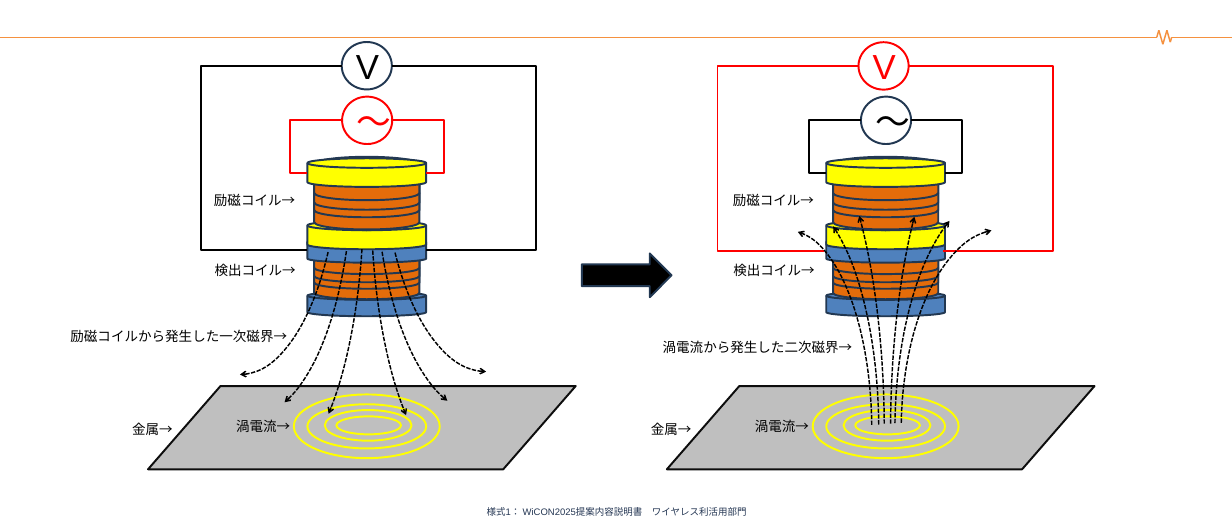
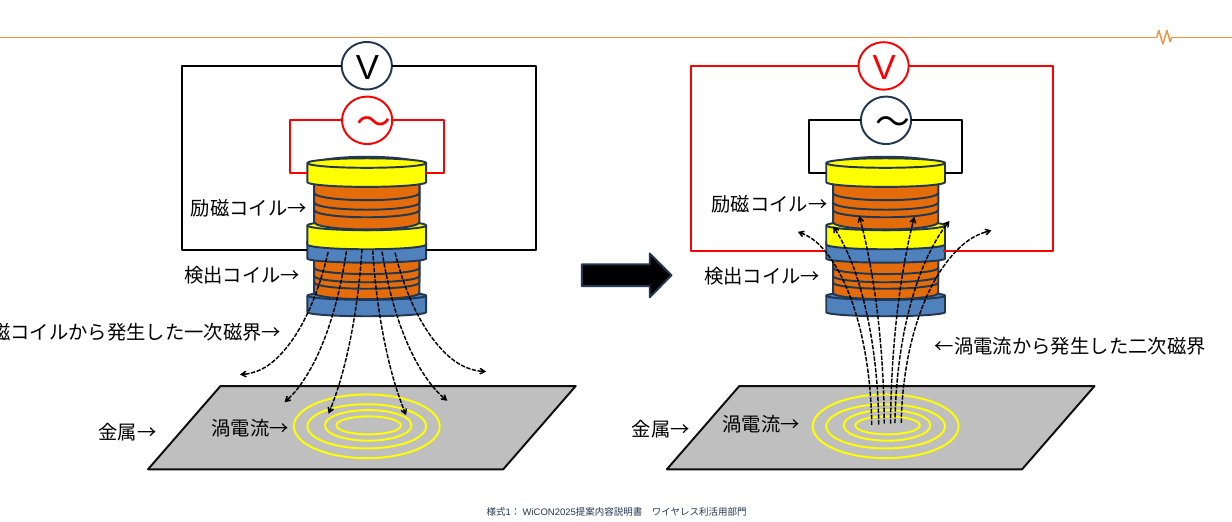
Before and after one commit to KokiNoshita/sotsuken, a slide deck: slide 4 of システム構成図.pptx. Drawn at 1232x522 pixels with LibreOffice and Linux fonts; fonts in the diff are those of the drawing; background and template pictures are left out. Boxes give left, top, right and bottom in pixels: in the first picture for what was removed or moved away, otherwise in the second. Text is boxed around its words. In the diff, an @@ line names an element or a change of style, - is before the commit and + after.

```diff
--- a/システム構成図.pptx
+++ b/システム構成図.pptx
@@ elbow line (307, 250) - (341, 65): route changed @@
@@ elbow line (824, 250) - (859, 66): route changed @@
@@ text "励磁コイル→": place and size @@
-text "励磁コイル→" at (214, 193, 295, 206)
+text "励磁コイル→" at (191, 199, 307, 217)
@@ text "励磁コイル→": place and size @@
-text "励磁コイル→" at (733, 193, 814, 206)
+text "励磁コイル→" at (712, 195, 828, 213)
@@ text "検出コイル→": place and size @@
-text "検出コイル→" at (215, 263, 296, 276)
+text "検出コイル→" at (184, 265, 300, 284)
@@ text "検出コイル→": place and size @@
-text "検出コイル→" at (733, 263, 814, 276)
+text "検出コイル→" at (704, 266, 820, 285)
@@ size 14 to 20 pt in 9 elements at (632, 419, 690, 442), (211, 419, 288, 437), (712, 195, 828, 213), (99, 422, 157, 441), (722, 415, 799, 433), (191, 199, 307, 217), (184, 265, 300, 284), (704, 266, 820, 285), (0, 322, 281, 341) @@
@@ text "励磁コイルから発生した一次磁界→": place and size @@
-text "励磁コイルから発生した一次磁界→" at (70, 329, 287, 342)
+text "励磁コイルから発生した一次磁界→" at (0, 322, 281, 341)
@@ text at (935, 336, 1206, 355): text changed; size 14 to 20 pt @@
-渦電流から発生した二次磁界→
+←渦電流から発生した二次磁界
@@ text "金属→": place and size @@
-text "金属→" at (132, 422, 173, 435)
+text "金属→" at (99, 422, 157, 441)
@@ text "渦電流→": place and size @@
-text "渦電流→" at (236, 419, 290, 432)
+text "渦電流→" at (211, 419, 288, 437)
@@ text "金属→": place and size @@
-text "金属→" at (651, 422, 692, 435)
+text "金属→" at (632, 419, 690, 442)
@@ text "渦電流→": place and size @@
-text "渦電流→" at (755, 419, 809, 432)
+text "渦電流→" at (722, 415, 799, 433)
```
Also in this commit, not shown: 6 other files.
